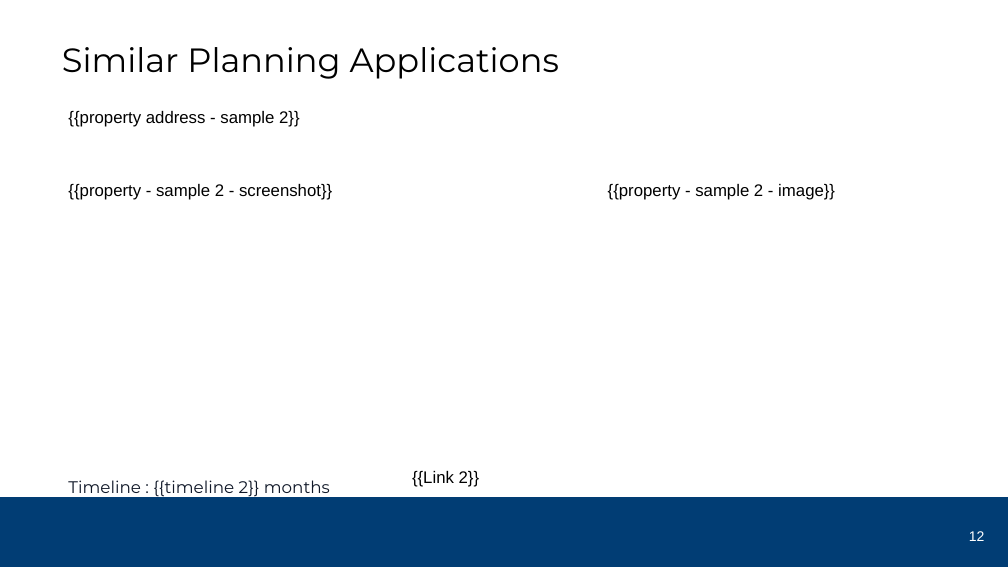
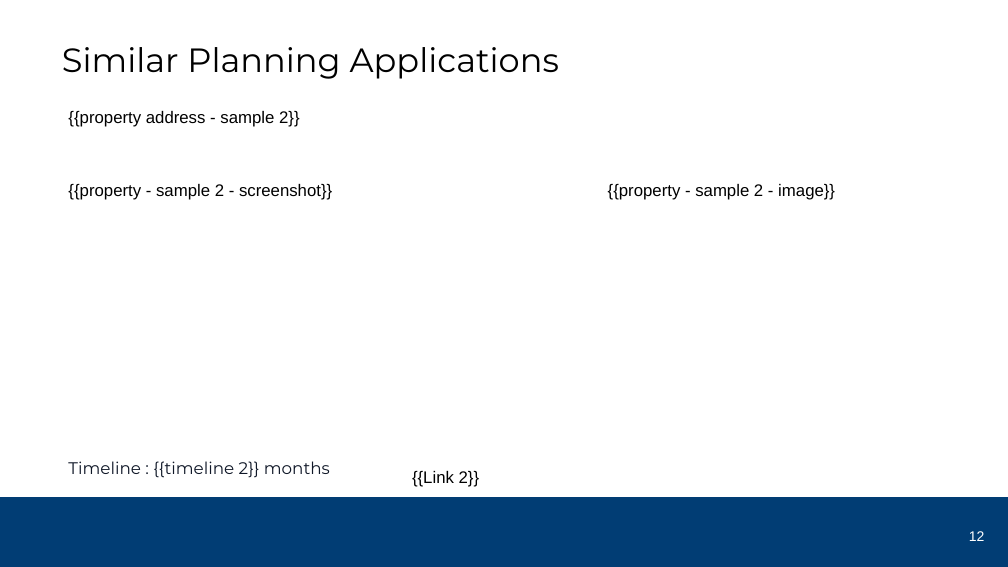
Before and after one commit to DineshBalaS/docGenApp, a slide deck: slide 12 of templates_src/newPpt.pptx. Drawn at 1008x567 pixels with LibreOffice and Linux fonts; fonts in the diff are those of the drawing; background and template pictures are left out. Boxes give left, top, right and bottom in pixels: in the first picture for what was removed or moved away, otherwise in the second. Text is boxed around its words. In the diff, an @@ line names an element or a change of style, - is before the commit and + after.

```diff
--- a/templates_src/newPpt.pptx
+++ b/templates_src/newPpt.pptx
@@ text "Timeline : {{timeline 2}} months": place and size @@
-text "Timeline : {{timeline 2}} months" at [68, 480, 330, 498]
+text "Timeline : {{timeline 2}} months" at [68, 461, 330, 478]
```
Also in this commit, not shown: 1 other slide changed, 37 other files.
